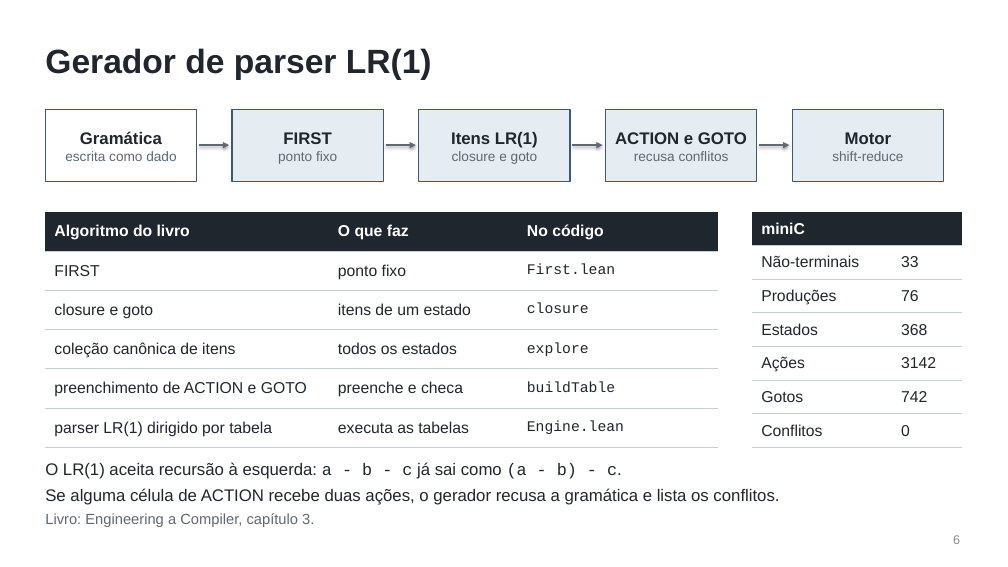
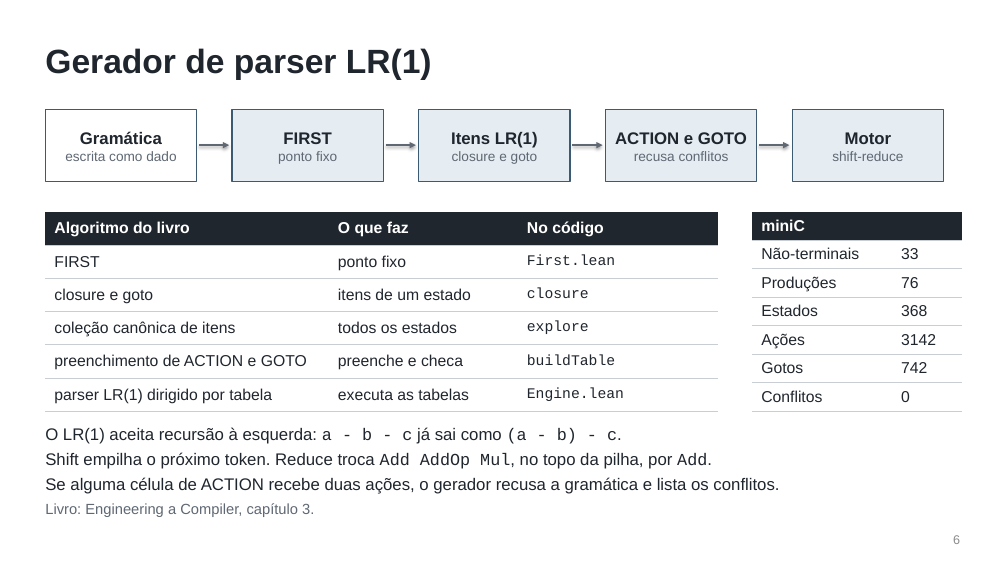
Before and after one commit to Henrique-apassos/minic-compiler, a slide deck: slide 6 of docs/apresentacao-final/minic-apresentacao-final.pptx. Drawn at 1008x567 pixels with LibreOffice and Linux fonts; fonts in the diff are those of the drawing. Boxes give left, top, right and bottom in pixels: in the first picture for what was removed or moved away, otherwise in the second. Text is boxed around its words. In the diff, an @@ line names an element or a change of style, - is before the commit and + after.

```diff
--- a/docs/apresentacao-final/minic-apresentacao-final.pptx
+++ b/docs/apresentacao-final/minic-apresentacao-final.pptx
@@ table: place and size @@
-table at [45,212,718,448]
+table at [45,212,718,411]
@@ table: place and size @@
-table at [752,212,963,448]
+table at [752,212,963,411]
@@ text "O LR(1) aceita recursão à ...": place and size @@
-text "O LR(1) aceita recursão à ..." at [45,462,779,527]
+text "O LR(1) aceita recursão à ..." at [45,427,779,517]
@@ text at [45,452,712,469]: paragraph added @@
+Shift empilha o próximo token. Reduce troca Add AddOp Mul, no topo da pilha, por Add.
```
Also in this commit, not shown: 1 other file.
